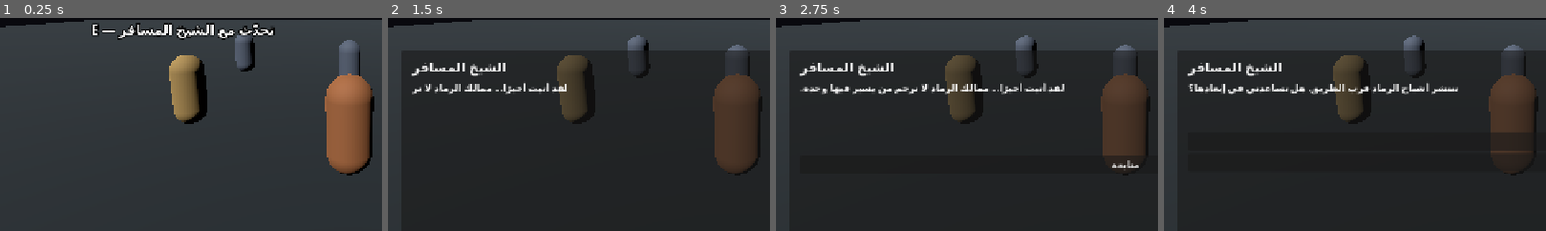
Above: before the commit, frames 1-4 (left to right).
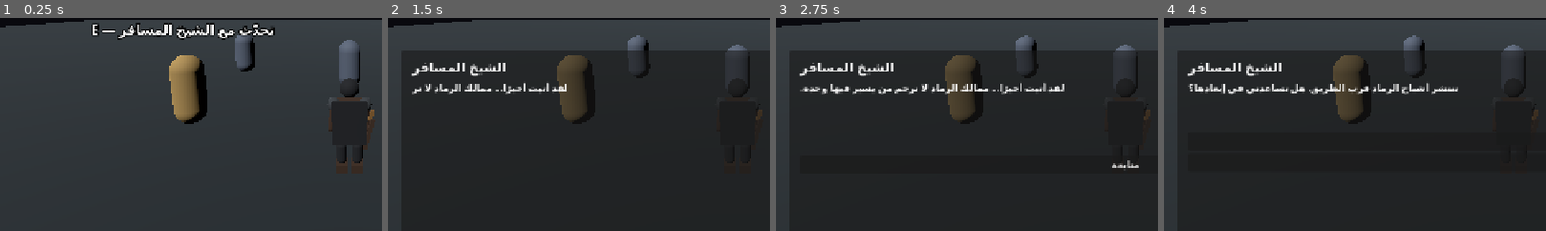
Above: after the commit, the same moments.

Repository: areagleegy/AshenKingdoms
Game: Godot game, scene res://scenes/boot/Main.tscn
Two runs of this game, one before a commit and one after it. Both use one fixed random seed, a clock stepped at 60 frames per second and the inputs below.
Inputs (mouse positions are % of the whole screen's width and height, from its top left):
- Up to frame 1 (0.25 s): no input
- Up to frame 2 (1.5 s): click "تحدّث" at 0.5 s; click "الحقيبة (I)" at 1.25 s
- Up to frame 3 (2.75 s): click "إيقاف (Esc)" at 2 s
- Up to frame 4 (4 s): click "متابعة" at 2.75 s; tap Enter (ui_accept) at 3.5 s; move the mouse to (72, 45) at 3.52 s; hold D (move_right) from 3.53 s (still down); click (72, 45) at 3.6 s; tap Space (jump) at 3.77 s
The pictures show only the part of the screen within x 4-54%, y 42-92%; the shares and areas given below are measured in that part.

The runs differ from the first frame. In frame 1, 5.1% of the frame differs, in the area x 85-98%, y 26-74%; in frame 2, 4.4%; in frame 3, 3.9%; in frame 4, 2.9%.

Commit message:
feat: add procedural low-poly hero fallback visual

Diff:
--- a/scripts/core/main.gd
+++ b/scripts/core/main.gd
@@ -156,7 +156,7 @@
 	player.position = Vector3(0.0, 0.92, 0.0)
 	player.collision_mask = 3
 	if not _add_player_model_or_placeholder(player):
-		_add_capsule_parts(player, 0.42, 1.84, Color(0.62, 0.38, 0.22, 1.0))
+		_add_hero_fallback_visual(player)
 
 	var health_node: Node = HEALTH_SCRIPT.new()
 	health_node.name = "Health"
@@ -229,6 +229,131 @@
 	visual_root.add_child(model_instance)
 	print("[PLAYER] Loaded optional model: %s" % PLAYER_MODEL_PATH)
 	return true
+
+
+func _add_hero_fallback_visual(body: CharacterBody3D) -> void:
+	# Temporary original low-poly silhouette for development before a licensed GLB is supplied.
+	# Keep collision independent from the visible meshes.
+	_add_capsule_collision(body, 0.42, 1.84)
+
+	var visual_root := Node3D.new()
+	visual_root.name = "HeroFallbackVisual"
+	visual_root.position.y = -0.92
+	body.add_child(visual_root)
+
+	var charcoal := Color(0.085, 0.095, 0.115, 1.0)
+	var armor_gray := Color(0.20, 0.22, 0.24, 1.0)
+	var leather_brown := Color(0.22, 0.145, 0.095, 1.0)
+	var muted_bronze := Color(0.48, 0.33, 0.15, 1.0)
+	var skin_tone := Color(0.36, 0.235, 0.17, 1.0)
+	var dark_metal := Color(0.10, 0.115, 0.13, 1.0)
+
+	var cape_mesh := BoxMesh.new()
+	cape_mesh.size = Vector3(0.60, 0.76, 0.075)
+	_add_hero_part(visual_root, "Cape", cape_mesh, Vector3(0.0, 1.03, 0.19), charcoal)
+
+	var tunic_mesh := BoxMesh.new()
+	tunic_mesh.size = Vector3(0.46, 0.62, 0.31)
+	_add_hero_part(visual_root, "Tunic", tunic_mesh, Vector3(0.0, 1.05, 0.0), leather_brown)
+
+	var chest_mesh := BoxMesh.new()
+	chest_mesh.size = Vector3(0.39, 0.42, 0.065)
+	_add_hero_part(visual_root, "ChestArmor", chest_mesh, Vector3(0.0, 1.13, -0.175), armor_gray)
+
+	var belt_mesh := BoxMesh.new()
+	belt_mesh.size = Vector3(0.48, 0.095, 0.34)
+	_add_hero_part(visual_root, "Belt", belt_mesh, Vector3(0.0, 0.78, 0.0), charcoal)
+
+	var buckle_mesh := BoxMesh.new()
+	buckle_mesh.size = Vector3(0.085, 0.075, 0.025)
+	_add_hero_part(visual_root, "BeltBuckle", buckle_mesh, Vector3(0.0, 0.78, -0.185), muted_bronze)
+
+	var leg_mesh := CapsuleMesh.new()
+	leg_mesh.radius = 0.095
+	leg_mesh.height = 0.44
+	var boot_mesh := BoxMesh.new()
+	boot_mesh.size = Vector3(0.21, 0.16, 0.32)
+	for side in [-1.0, 1.0]:
+		_add_hero_part(
+			visual_root, "Leg_%s" % str(side), leg_mesh,
+			Vector3(side * 0.145, 0.38, 0.0), charcoal
+		)
+		_add_hero_part(
+			visual_root, "Boot_%s" % str(side), boot_mesh,
+			Vector3(side * 0.145, 0.09, -0.035), leather_brown
+		)
+
+	var arm_mesh := CapsuleMesh.new()
+	arm_mesh.radius = 0.072
+	arm_mesh.height = 0.47
+	var shoulder_mesh := CapsuleMesh.new()
+	shoulder_mesh.radius = 0.12
+	shoulder_mesh.height = 0.25
+	for side in [-1.0, 1.0]:
+		_add_hero_part(
+			visual_root, "Arm_%s" % str(side), arm_mesh,
+			Vector3(side * 0.30, 1.02, 0.0), leather_brown,
+			Vector3(0.0, 0.0, side * 9.0)
+		)
+		_add_hero_part(
+			visual_root, "Shoulder_%s" % str(side), shoulder_mesh,
+			Vector3(side * 0.275, 1.29, -0.015), armor_gray
+		)
+
+	var hood_mesh := CapsuleMesh.new()
+	hood_mesh.radius = 0.17
+	hood_mesh.height = 0.34
+	_add_hero_part(visual_root, "Hood", hood_mesh, Vector3(0.0, 1.60, 0.015), charcoal)
+
+	var face_mesh := SphereMesh.new()
+	face_mesh.radius = 0.105
+	face_mesh.height = 0.21
+	_add_hero_part(visual_root, "Face", face_mesh, Vector3(0.0, 1.57, -0.12), skin_tone)
+
+	var eye_mesh := BoxMesh.new()
+	eye_mesh.size = Vector3(0.025, 0.018, 0.012)
+	for side in [-1.0, 1.0]:
+		_add_hero_part(
+			visual_root, "Eye_%s" % str(side), eye_mesh,
+			Vector3(side * 0.037, 1.595, -0.218), dark_metal
+		)
+
+	var sheath_mesh := BoxMesh.new()
+	sheath_mesh.size = Vector3(0.075, 0.58, 0.075)
+	_add_hero_part(
+		visual_root, "SwordSheath", sheath_mesh,
+		Vector3(0.34, 0.78, 0.105), leather_brown,
+		Vector3(0.0, 0.0, -14.0)
+	)
+	var sword_handle_mesh := BoxMesh.new()
+	sword_handle_mesh.size = Vector3(0.065, 0.18, 0.065)
+	_add_hero_part(
+		visual_root, "SwordHandle", sword_handle_mesh,
+		Vector3(0.38, 1.13, 0.085), muted_bronze,
+		Vector3(0.0, 0.0, -14.0)
+	)
+	print("[PLAYER] Using procedural low-poly fallback; no player.glb was loaded.")
+
+
+func _add_hero_part(
+	parent: Node3D,
+	part_name: String,
+	mesh: Mesh,
+	local_position: Vector3,
+	tint: Color,
+	local_rotation_degrees: Vector3 = Vector3.ZERO
+) -> void:
+	var mesh_node := MeshInstance3D.new()
+	mesh_node.name = part_name
+	mesh_node.mesh = mesh
+	mesh_node.position = local_position
+	mesh_node.rotation_degrees = local_rotation_degrees
+
+	var material := StandardMaterial3D.new()
+	material.albedo_color = tint
+	material.roughness = 0.92
+	mesh_node.material_override = material
+	parent.add_child(mesh_node)
 
 
 func _add_capsule_parts(body: CharacterBody3D, radius: float, height: float, tint: Color) -> void:
